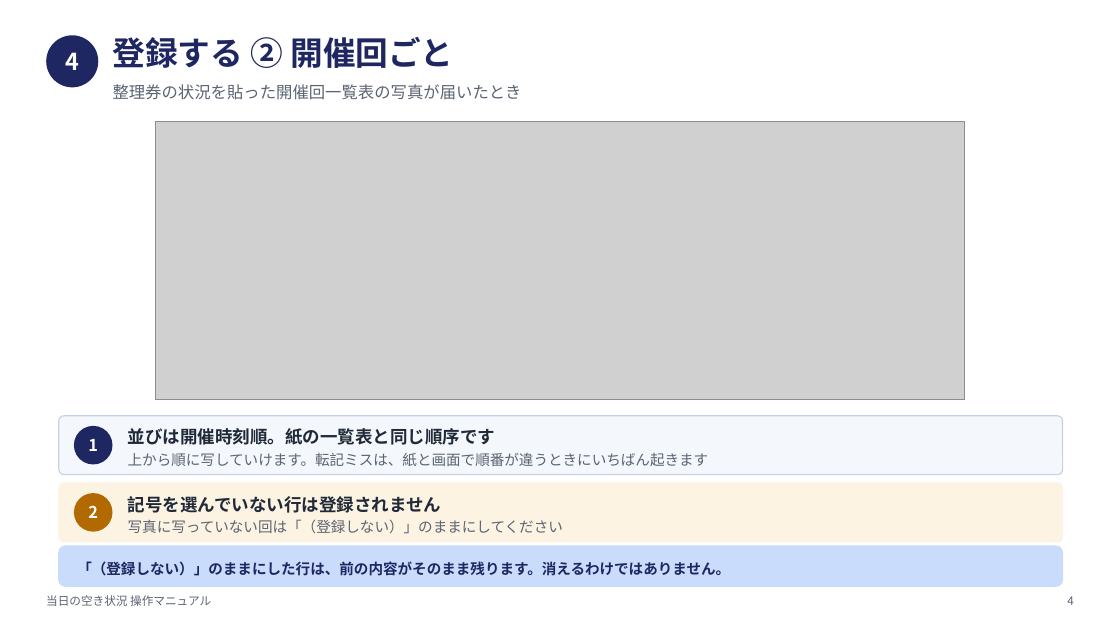
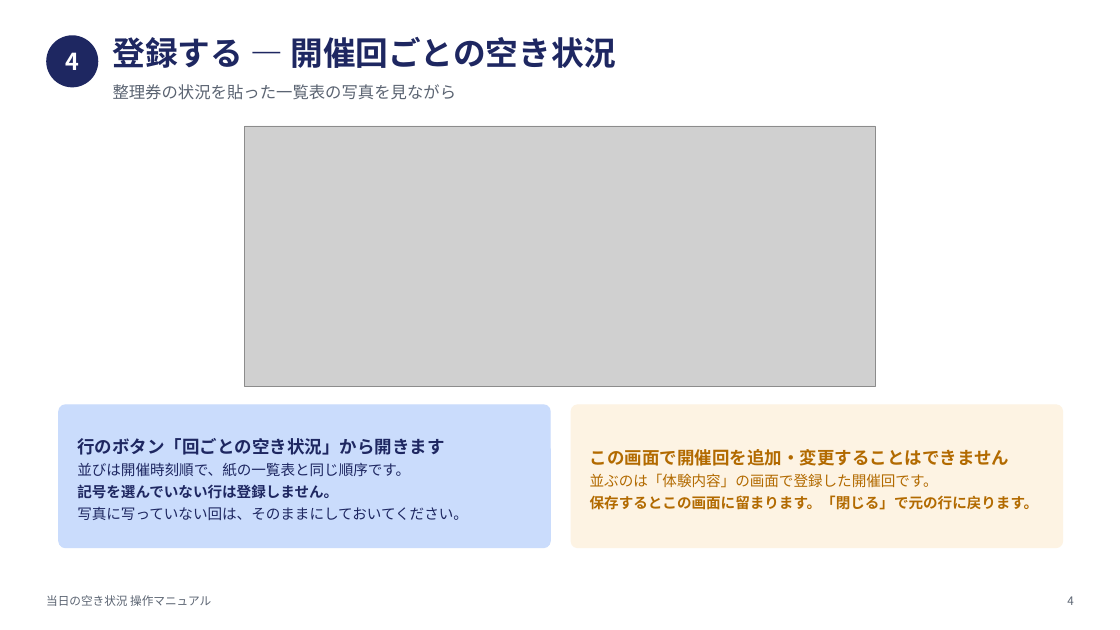
Before and after one commit to nisplus/reserve, a slide deck: slide 5 of docs/manual-vacancy.pptx. Drawn at 1120x630 pixels with LibreOffice and Linux fonts; fonts in the diff are those of the drawing; grey boxes stand for pictures. Boxes give left, top, right and bottom in pixels: in the first picture for what was removed or moved away, otherwise in the second. Text is boxed around its words. In the diff, an @@ line names an element or a change of style, - is before the commit and + after.

```diff
--- a/docs/manual-vacancy.pptx
+++ b/docs/manual-vacancy.pptx
@@ text at box(113, 37, 616, 68): text changed @@
-登録する ② 開催回ごと
+登録する — 開催回ごとの空き状況
@@ text at box(113, 84, 457, 100): text changed @@
-整理券の状況を貼った開催回一覧表の写真が届いたとき
+整理券の状況を貼った一覧表の写真を見ながら
@@ picture: place and size @@
-picture at box(155, 122, 965, 399)
+picture at box(245, 126, 875, 386)
@@ rounded rectangle: place and size @@
-rounded rectangle at box(59, 416, 1063, 475)
+rounded rectangle at box(59, 405, 550, 548)
@@ rounded rectangle at box(59, 405, 550, 548): fill #F4F7FC to #CADCFC; outline #C7D2E4 1 pt to #CADCFC 1 pt; proportions changed @@
@@ rounded rectangle added at box(571, 405, 1063, 548), fill #FDF3E3, outline #FDF3E3 1 pt @@
@@ ellipse removed at box(74, 426, 113, 465) @@
@@ text at box(77, 438, 468, 520): text changed; text colour #5B6472 to #1E2761 @@
-記号を選んでいない行は登録されません
-写真に写っていない回は「（登録しない）」のままにしてください
+行のボタン「回ごとの空き状況」から開きます
+並びは開催時刻順で、紙の一覧表と同じ順序です。
+記号を選んでいない行は登録しません。
+写真に写っていない回は、そのままにしておいてください。
@@ text removed at box(88, 439, 98, 451) @@
-1
@@ text at box(590, 449, 1039, 510): text changed; text colour #5B6472 to #B26A00; bold on @@
-並びは開催時刻順。紙の一覧表と同じ順序です
-上から順に写していけます。転記ミスは、紙と画面で順番が違うときにいちばん起きます
+この画面で開催回を追加・変更することはできません
+並ぶのは「体験内容」の画面で登録した開催回です。
+保存するとこの画面に留まります。「閉じる」で元の行に戻ります。
@@ rounded rectangle removed at box(59, 483, 1063, 542) @@
@@ ellipse removed at box(74, 493, 113, 532) @@
@@ text removed at box(88, 505, 98, 518) @@
-2
@@ rounded rectangle removed at box(59, 546, 1063, 586) @@
@@ text removed at box(77, 561, 730, 576) @@
-「（登録しない）」のままにした行は、前の内容がそのまま残ります。消えるわけではありません。
```
Also in this commit, not shown: 8 other slides changed, 6 slides added, 1 slide removed, 9 other files.
